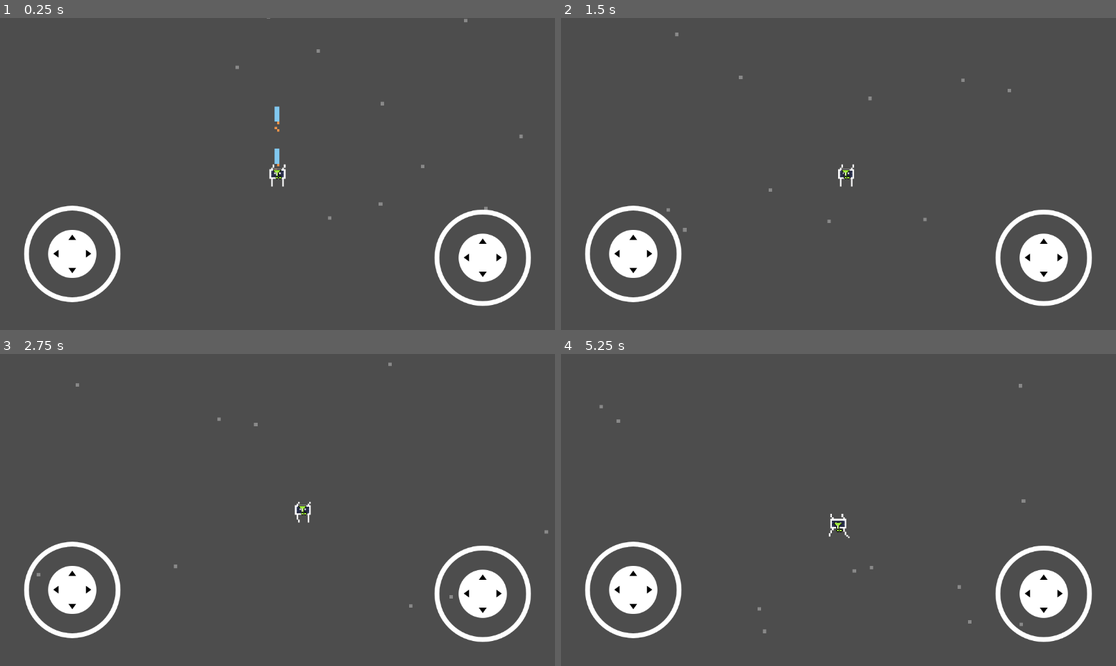
Above: before the commit, frames 1-4 (two rows, left to right).
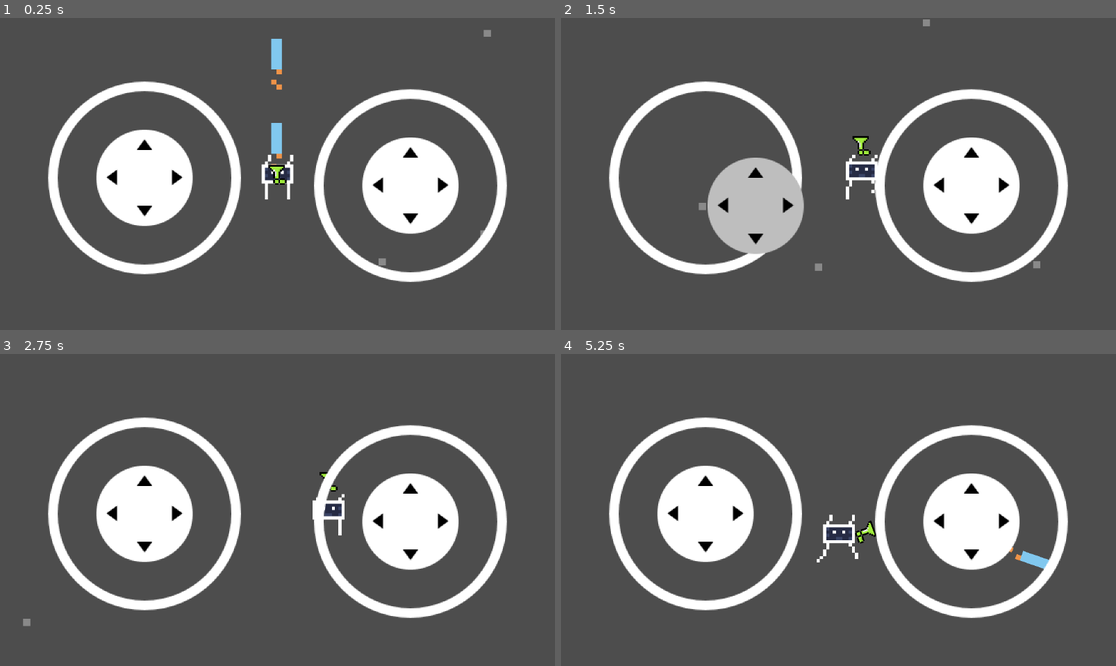
Above: after the commit, the same moments.

Repository: S0nter/azamnoyer
Game: Godot game, scene res://scenes/main.tscn
The game is run twice, just before and just after one commit, with the same random seed, the same clock (stepped at 60 frames per second) and the same inputs.
Inputs (mouse positions are in pixels of both pictures, inside the frame that each line leads up to):
- Up to frame 1 (0.25 s): no input
- Up to frame 2 (1.5 s): move the mouse to (960, 158) at 0.52 s; hold D (right) 0.53-1.25 s; hold Space (shoot) 0.53-1.25 s; click (960, 158) at 0.67 s; drag from (727, 189) to (810, 236) at 1.27 s
- Up to frame 3 (2.75 s): move the mouse to (333, 441) at 2.02 s; hold D (right) from 2.03 s (still down); hold Space (shoot) from 2.03 s (still down); click (333, 441) at 2.17 s
- Up to frame 4 (5.25 s): release D (right) at 2.75 s; release Space (shoot) at 2.75 s; drag from (810, 572) to (672, 463) at 2.77 s; move the mouse to (1005, 556) at 3.52 s; hold A (left) 3.53-4.25 s; hold Space (shoot) 3.53-4.25 s; click (1005, 556) at 3.67 s; drag from (672, 463) to (755, 432) at 4.27 s; move the mouse to (866, 510) at 5.02 s; hold S (down) from 5.03 s (still down); hold Space (shoot) from 5.03 s (still down); click (866, 510) at 5.17 s

The runs differ from the first frame. In frame 1, 20% of the frame differs, in the area x 4-96%, y 0-93%; in frame 2, 19%; in frame 3, 19%; in frame 4, 19%.

Commit message:
Fix gun rotation with mouse

Diff:
--- a/assets/scripts/ash.gd
+++ b/assets/scripts/ash.gd
@@ -9,4 +9,4 @@
 
 # Called every frame. 'delta' is the elapsed time since the previous frame.
 func _process(delta):
-	global_position = player.position + Vector2(550, 0)
+	global_position = player.position + Vector2(DisplayServer.window_get_size().x / 2, 0)
--- a/assets/scripts/gun.gd
+++ b/assets/scripts/gun.gd
@@ -14,6 +14,8 @@
 var mouse = get_global_mouse_position()
 var sec_since_shot = 0		# seconds passed after shot was made
 
+var last_aim_point = Vector2()
+var last_aim_vector = Vector2()
 
 const offset_of_player = 30
 
@@ -45,28 +47,21 @@
 		set_aim_point(global_position)  	# uncontrollable in all directions
 		#set_aim_point(position)         	# swirl
 	elif aim_vector != Vector2(0, 0):
-
 		global_position = player_pos + aim_vector * offset_of_player
 	elif player_pos.distance_to(mouse) <= offset_of_player:
-
 		global_position = mouse
 		set_aim_point(player.position)
-		#aim_vector = global_position - aim_point
-		#flip_h = true
+		aim_vector = global_position - aim_point
 	elif not on_mobile():
-		print(2)
+		set_aim_point(mouse)
 		global_position = player_pos + (mouse - player_pos).normalized() * offset_of_player
 
 
 func rotate_gun():
-	#if aim_vector == Vector2(0, 0):
 	look_at(global_position + aim_vector)
-	#else:
-		#look_at(global_position + aim_vector)
 
 	# flip if needed
 	flip_v = 90 < abs(int(rotation_degrees) % 360) and abs(int(rotation_degrees) % 360) < 270
-
 
 
 func handle_input():
@@ -93,10 +88,11 @@
 
 
 func set_aim_point(value: Vector2):
-	#last_aim_point = aim_point
+	last_aim_point = aim_point
+	last_aim_vector = aim_vector
+
 	aim_point = value
-	aim_vector = (global_position - aim_point).normalized()
-	print(aim_point, aim_vector)
+	aim_vector = (aim_point - global_position).normalized()
 
 
 func on_mobile() -> bool:
--- /dev/null
+++ b/scenes/main.gd
@@ -0,0 +1,12 @@
+extends Node2D
+
+
+# Called when the node enters the scene tree for the first time.
+func _ready():
+	if DisplayServer.is_touchscreen_available():
+		get_tree().root.content_scale_factor = 2
+
+
+# Called every frame. 'delta' is the elapsed time since the previous frame.
+func _process(delta):
+	pass
--- a/scenes/main.tscn
+++ b/scenes/main.tscn
@@ -1,5 +1,6 @@
-[gd_scene load_steps=7 format=3 uid="uid://d380qow6e4h8c"]
+[gd_scene load_steps=8 format=3 uid="uid://d380qow6e4h8c"]
 
+[ext_resource type="Script" path="res://scenes/main.gd" id="1_3bdp0"]
 [ext_resource type="Script" path="res://assets/scripts/camera.gd" id="1_vi848"]
 [ext_resource type="Texture2D" uid="uid://bgu0hhrknrnmu" path="res://assets/sprites/arrow_ui.png" id="2_80rg5"]
 [ext_resource type="PackedScene" uid="uid://dmr0fcamx7t56" path="res://scenes/virtual_joystick.tscn" id="2_sfs63"]
@@ -9,6 +10,7 @@
 
 [node name="Main" type="Node2D"]
 position = Vector2(0, -2)
+script = ExtResource("1_3bdp0")
 
 [node name="Camera" type="Camera2D" parent="."]
 position_smoothing_enabled = true
@@ -91,9 +93,6 @@
 action = "right"
 visibility_mode = 1
 
-[node name="Player" parent="." instance=ExtResource("4_t0cf4")]
-z_index = 1
-
 [node name="Ash particles" type="CPUParticles2D" parent="."]
 texture_filter = 1
 position = Vector2(568, 0)
@@ -113,3 +112,6 @@
 scale_amount_max = 7.29
 color = Color(1, 1, 1, 0.337255)
 script = ExtResource("5_edt62")
+
+[node name="Player" parent="." instance=ExtResource("4_t0cf4")]
+z_index = 1
